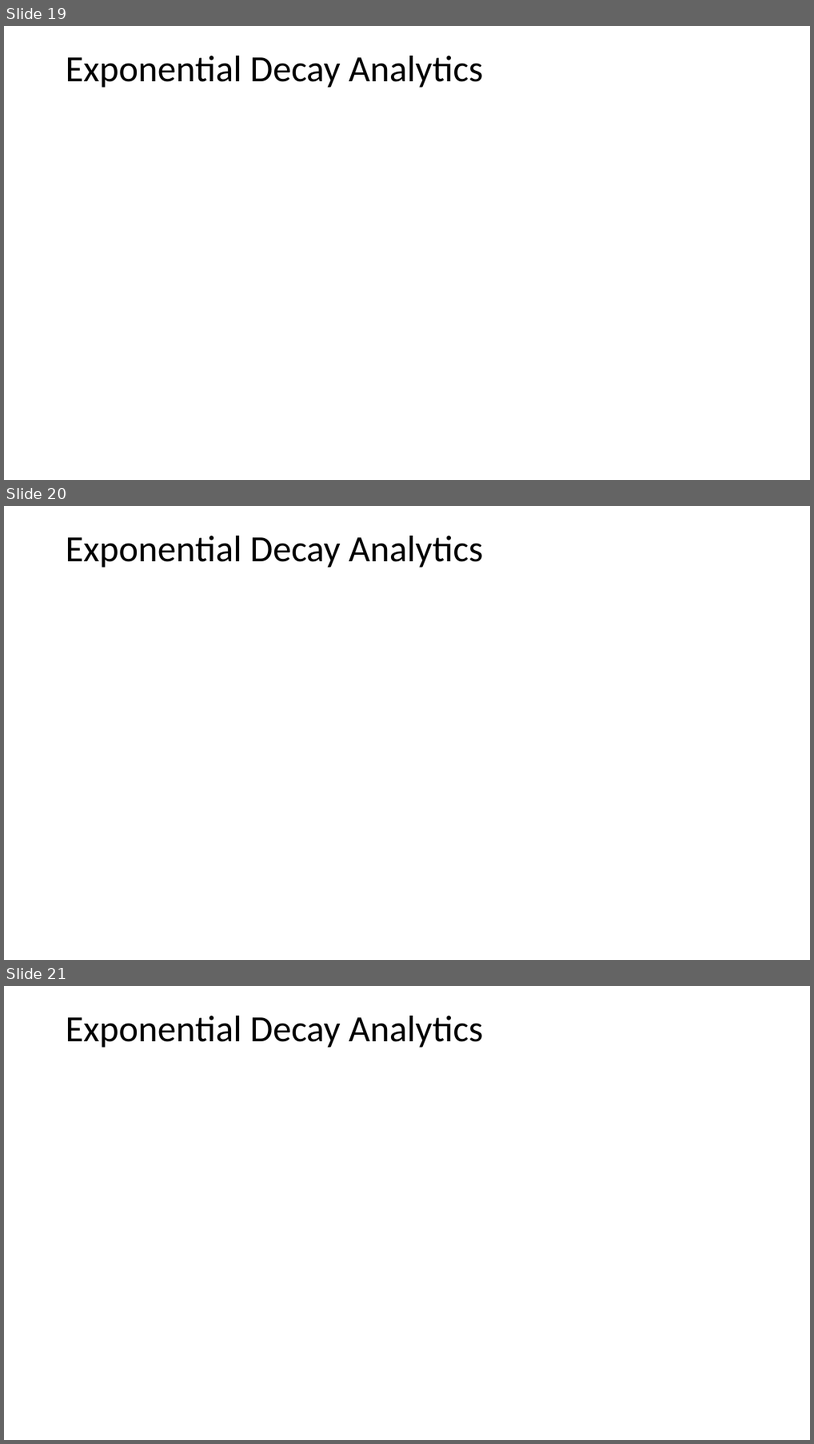
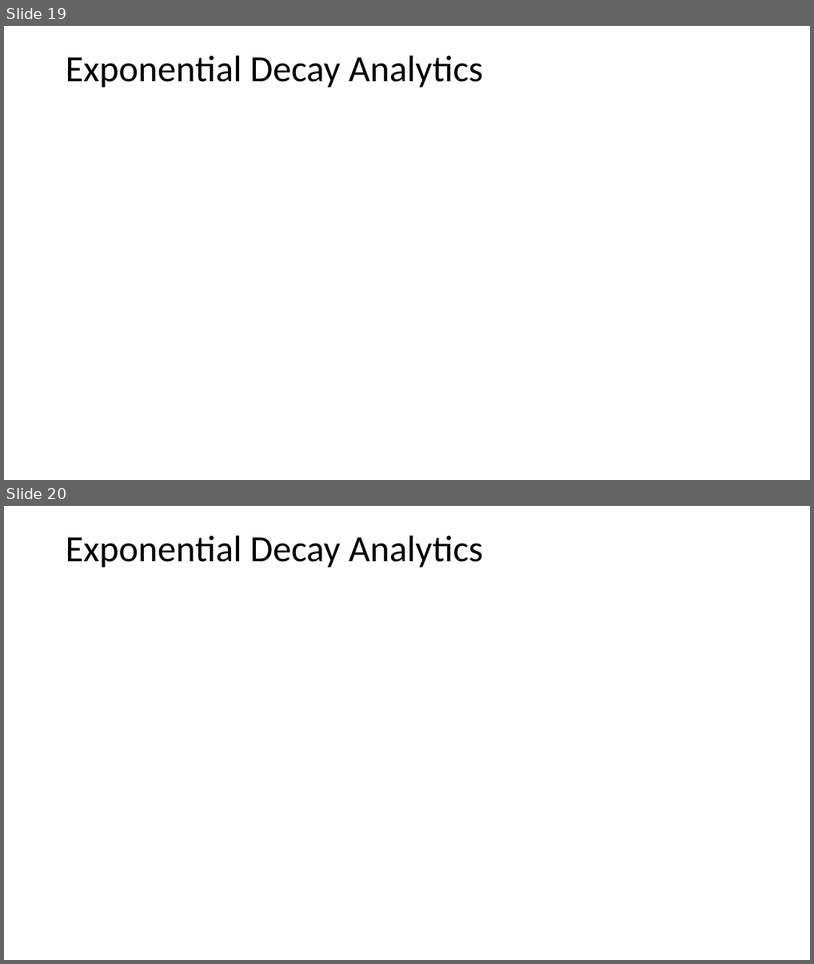
Before and after one commit to StephenElston/CSCI-E-108, a slide deck: slides/3_StreamingAnalytics.pptx. Shown one above the other, each under a label of ours: slides 19, 20 and 21 before the commit, slides 19 and 20 after it. The pictures are 814x1444 and 814x964 pixels, drawn with LibreOffice and Linux fonts; fonts in the diff are those of the drawing; grey boxes stand for pictures. Boxes give left, top, right and bottom in pixels: in the first picture for what was removed or moved away, otherwise in the second. Text is boxed around its words. In the diff, an @@ line names an element or a change of style, - is before the commit and + after.

```diff
--- a/slides/3_StreamingAnalytics.pptx
+++ b/slides/3_StreamingAnalytics.pptx
@@ slide 20 removed at [4, 506, 810, 960], background #FFFFFF @@
@@ text removed at [66, 536, 483, 568] @@
-Exponential Decay Analytics
@@ what was slide 21 is now slide 20 @@
```
Also in this commit, not shown: 3 slides changed, 1 other file.
